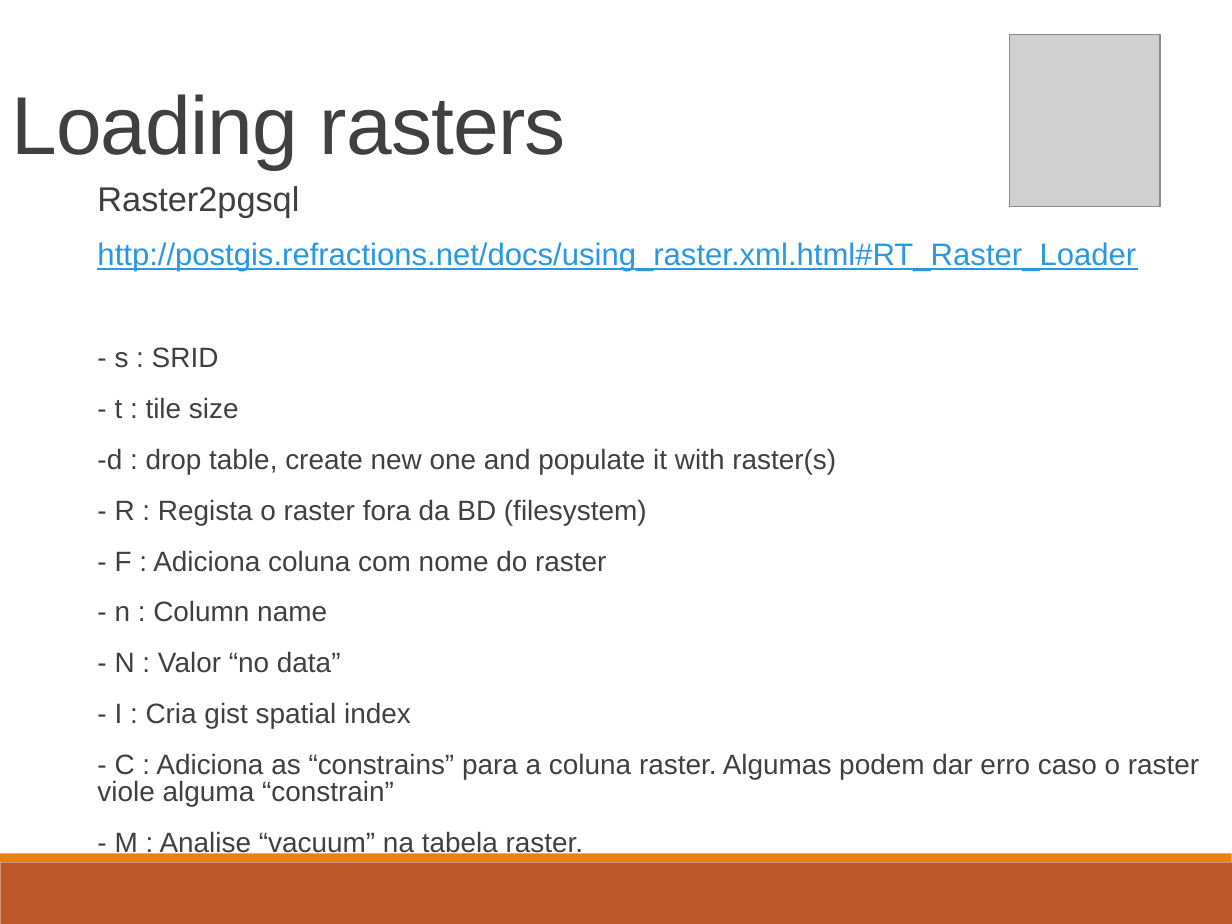
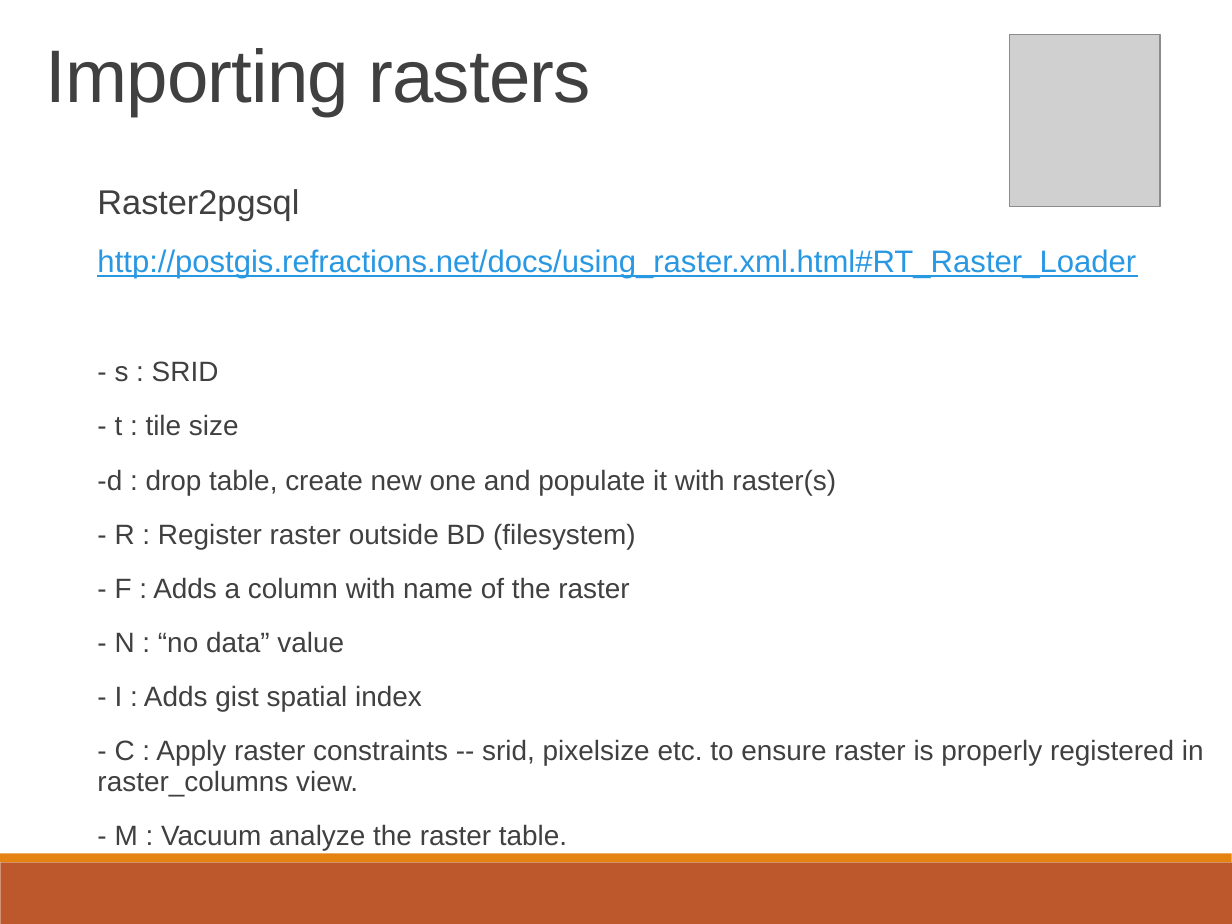
Before and after one commit to lcalisto/workshop-postgis-raster, a slide deck: slide 4 of presentation.pptx (slide 3 before the commit). Drawn at 1232x924 pixels with LibreOffice and Linux fonts; fonts in the diff are those of the drawing; grey boxes stand for pictures. Boxes give left, top, right and bottom in pixels: in the first picture for what was removed or moved away, otherwise in the second. Text is boxed around its words. In the diff, an @@ line names an element or a change of style, - is before the commit and + after.

Commit message:
New presentation
New presentation

```diff
--- a/presentation.pptx
+++ b/presentation.pptx
@@ text added at [46, 48, 591, 116], 48 pt, text #404040 @@
+Importing rasters
@@ title removed at [11, 94, 566, 169] @@
-Loading rasters
@@ subtitle at [97, 189, 1136, 495]: line spacing 0.8 to 0.9 @@
@@ subtitle at [97, 523, 1204, 850]: text changed @@
-  - R : Regista o raster fora da BD (filesystem)
-  - F : Adiciona coluna com nome do raster
-  - n : Column name
-  - N : Valor “no data”
-  - I : Cria gist spatial index
-  - C : Adiciona as “constrains” para a coluna raster. Algumas podem dar erro caso o raster viole alguma “constrain”
-  - M : Analise “vacuum” na tabela raster.
+  - R : Register raster outside BD (filesystem)
+  - F : Adds a column with name of the raster
+  - N : “no data” value
+  - I : Adds gist spatial index
+  - C : Apply raster constraints -- srid, pixelsize etc. to ensure raster is properly registered in raster_columns view.
+  - M : Vacuum analyze the raster table.
```
Also in this commit, not shown: 2 other slides changed, 1 slide added.
